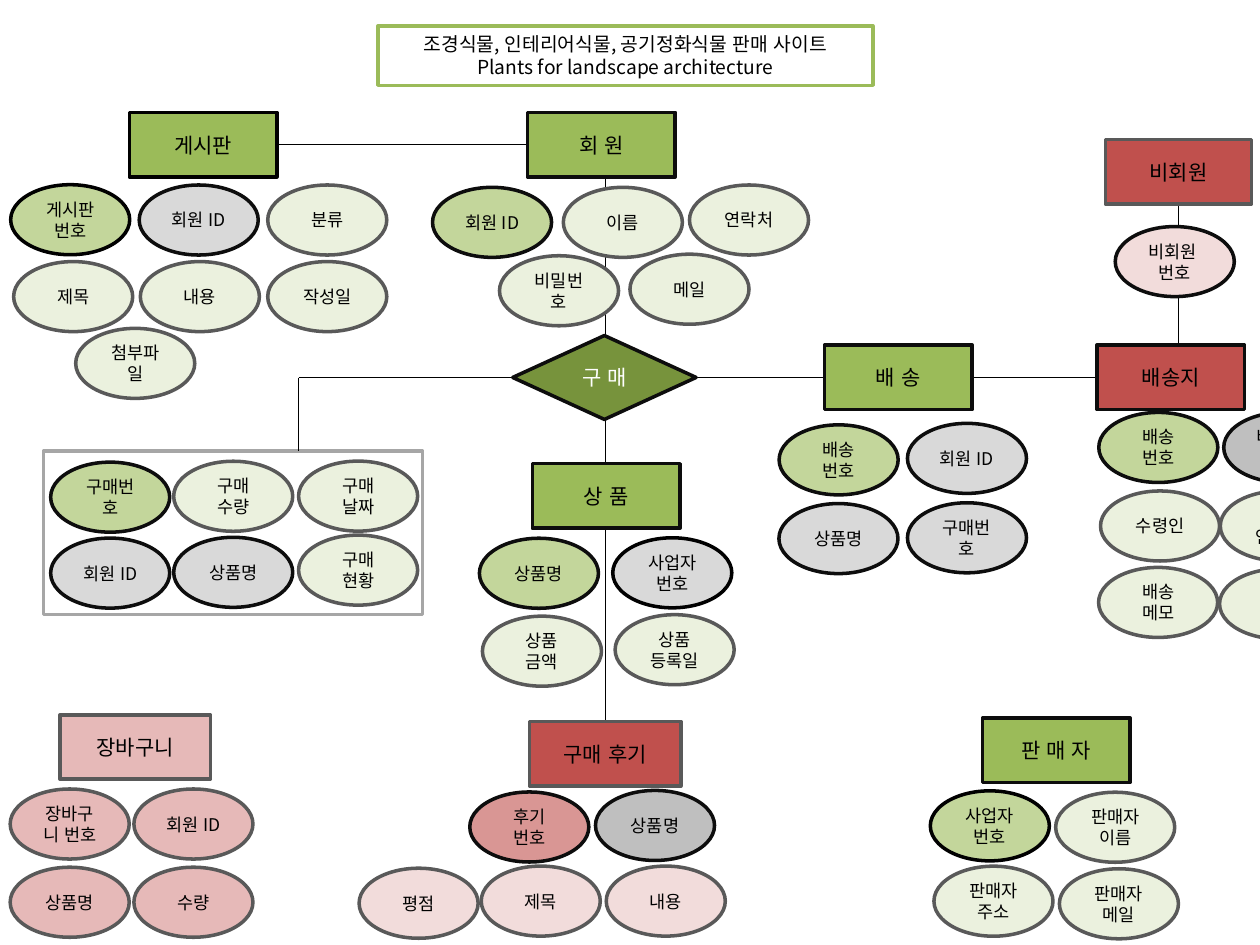
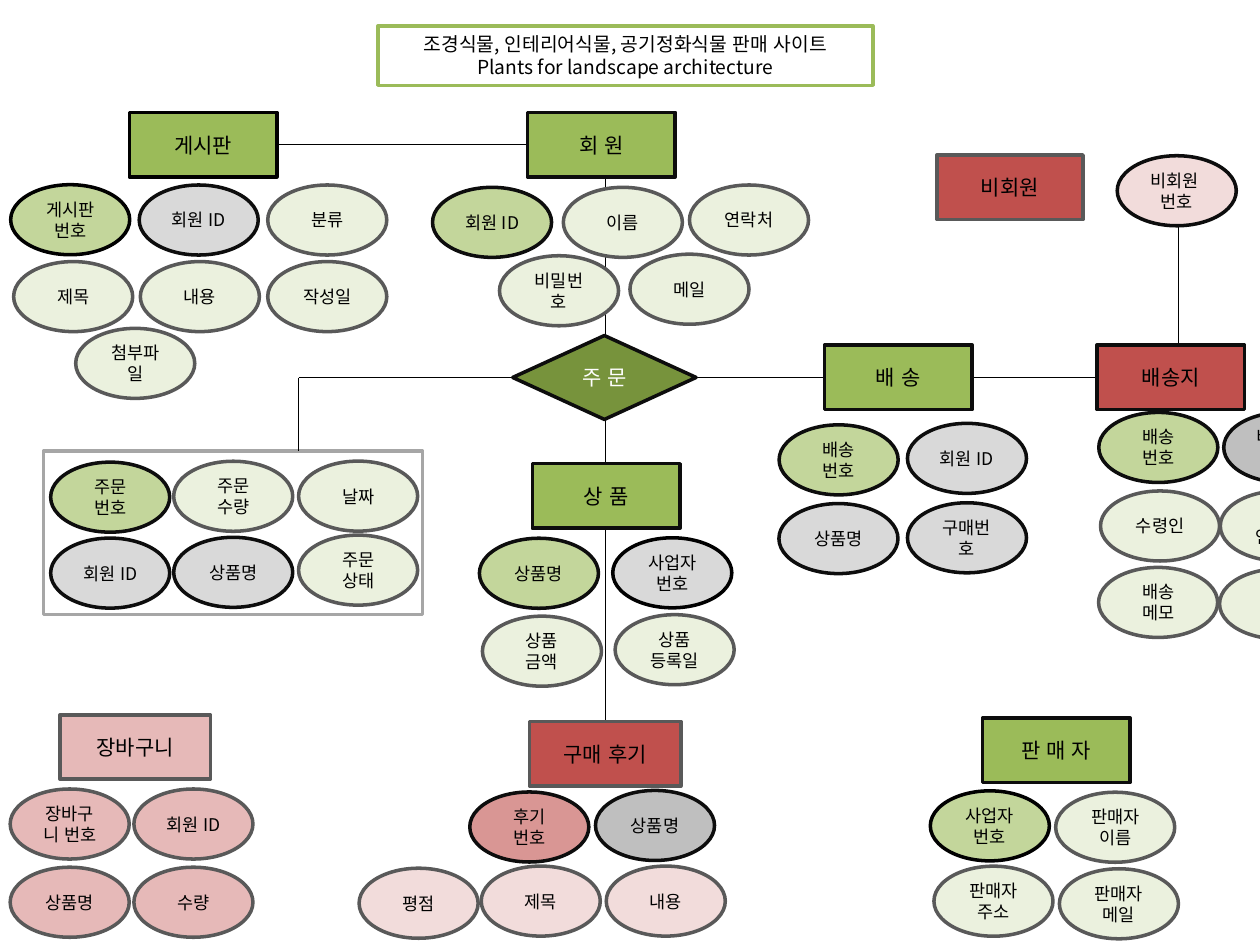
Before and after one commit to espalda/DB-mysql, a slide deck: slide 2 of Scahema shop/schema shop.pptx. Drawn at 1260x945 pixels with LibreOffice and Linux fonts; fonts in the diff are those of the drawing. Boxes give left, top, right and bottom in pixels: in the first picture for what was removed or moved away, otherwise in the second. Text is boxed around its words. In the diff, an @@ line names an element or a change of style, - is before the commit and + after.

```diff
--- a/Scahema shop/schema shop.pptx
+++ b/Scahema shop/schema shop.pptx
@@ rectangle "비회원" moved from (x1=1105, y1=140, x2=1251, y2=204) to (x1=937, y1=155, x2=1084, y2=219) @@
@@ ellipse "비회원" moved from (x1=1115, y1=227, x2=1234, y2=297) to (x1=1118, y1=156, x2=1236, y2=227) @@
@@ text in diamond at (x1=582, y1=368, x2=626, y2=387): text changed @@
-구 매
+주 문
@@ text in ellipse at (x1=94, y1=479, x2=126, y2=515): text changed @@
-구매번호
+주문
+번호
@@ text in ellipse at (x1=217, y1=478, x2=249, y2=494): text changed @@
-구매
+주문
@@ text in ellipse at (x1=342, y1=477, x2=374, y2=494): paragraph removed @@
-구매
@@ text in ellipse at (x1=342, y1=552, x2=374, y2=589): text changed @@
-구매
-현황
+주문
+상태
```
Also in this commit, not shown: 1 other slide changed, 8 other files.
